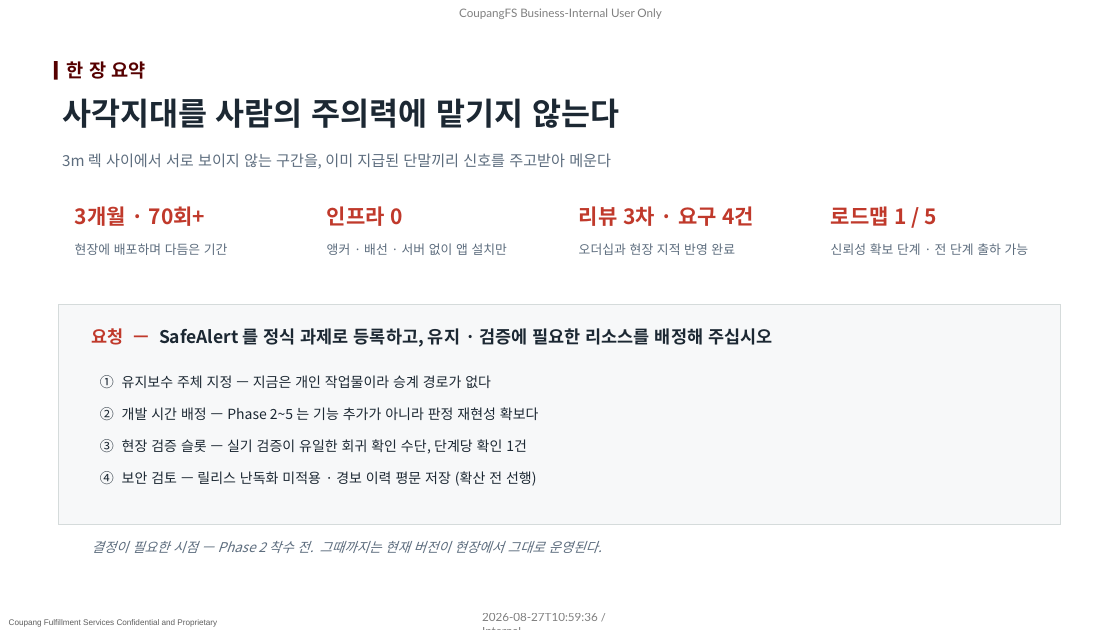
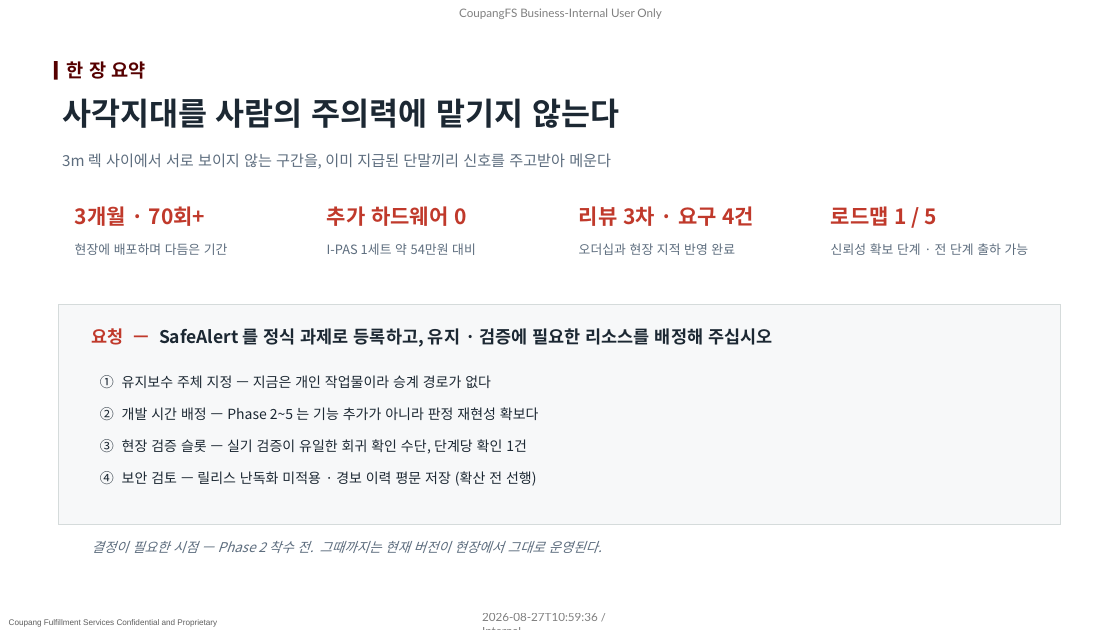
Before and after one commit to pslymzero-cyber/SafeAlert, a slide deck: slide 3 of docs/presentation/company_form/SafeAlert_보고_2026.08.pptx. Drawn at 1120x630 pixels with LibreOffice and Linux fonts; fonts in the diff are those of the drawing; background and template pictures are left out. Boxes give left, top, right and bottom in pixels: in the first picture for what was removed or moved away, otherwise in the second. Text is boxed around its words. In the diff, an @@ line names an element or a change of style, - is before the commit and + after.

```diff
--- a/docs/presentation/company_form/SafeAlert_보고_2026.08.pptx
+++ b/docs/presentation/company_form/SafeAlert_보고_2026.08.pptx
@@ text at [327, 206, 466, 226]: text changed @@
-인프라 0
+추가 하드웨어 0
@@ text at [327, 243, 476, 255]: text changed @@
-앵커 · 배선 · 서버 없이 앱 설치만
+I-PAS 1세트 약 54만원 대비
```
Also in this commit, not shown: 7 other slides changed, 1 slide added, 2 other files.
